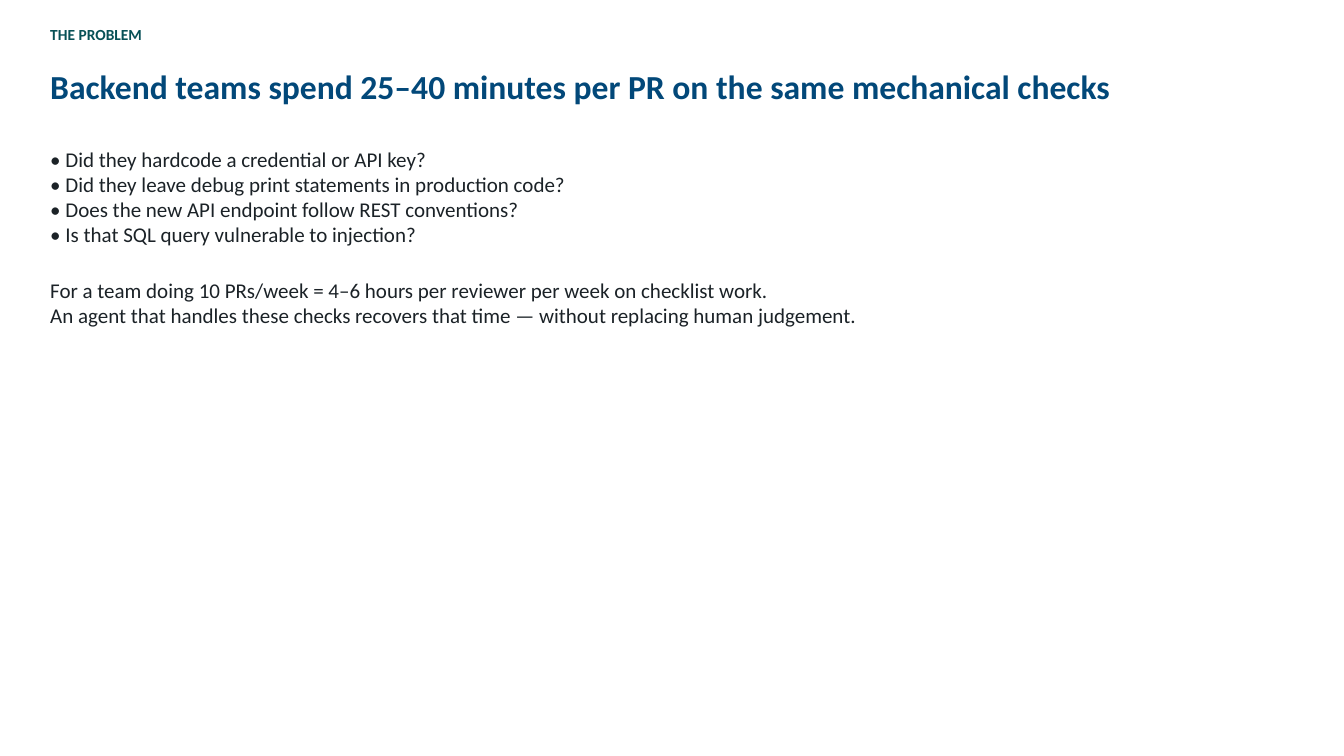
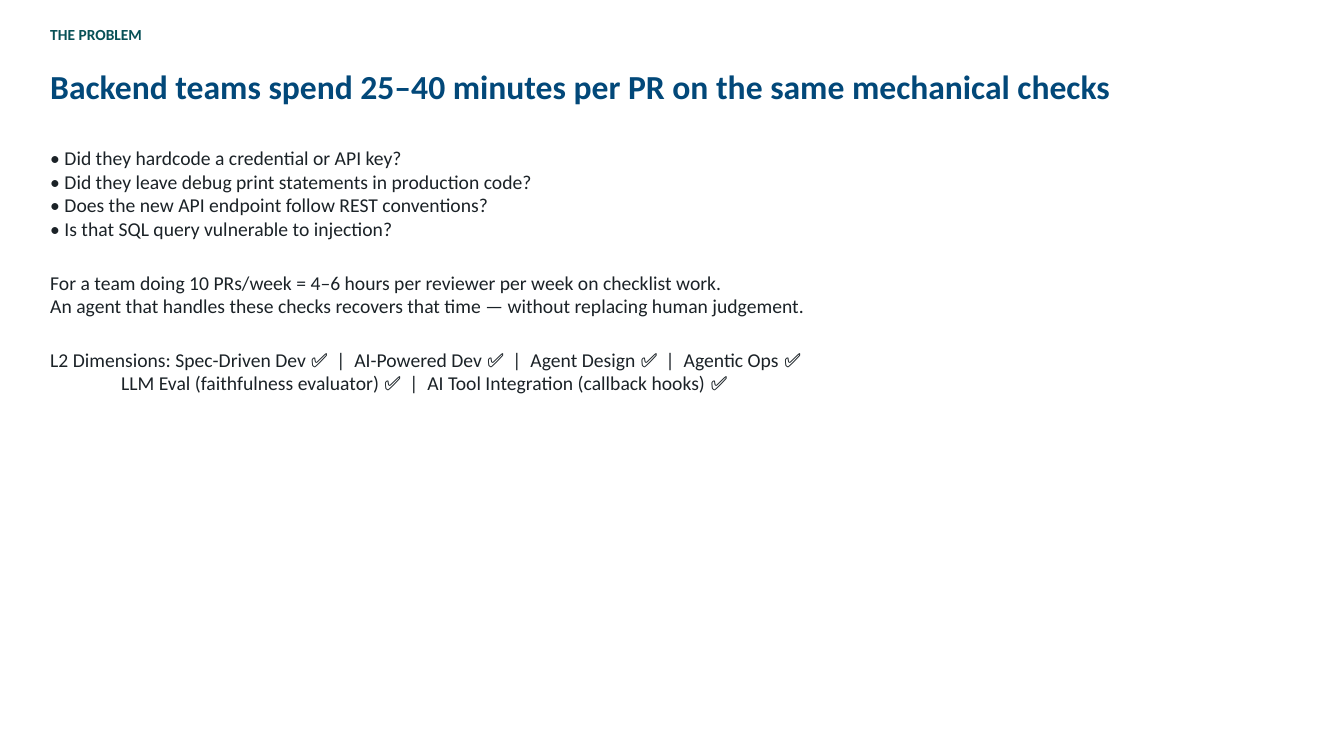
Before and after one commit to ganesh-koli-2091/l2, a slide deck: slide 2 of docs/capstone_presentation.pptx. Drawn at 1344x756 pixels with LibreOffice and Linux fonts; fonts in the diff are those of the drawing. Boxes give left, top, right and bottom in pixels: in the first picture for what was removed or moved away, otherwise in the second. Text is boxed around its words. In the diff, an @@ line names an element or a change of style, - is before the commit and + after.

```diff
--- a/docs/capstone_presentation.pptx
+++ b/docs/capstone_presentation.pptx
@@ text at [50,151,803,317]: size 15 to 14 pt in "• Did they hardcode a credential or ...", "• Did they leave debug print statements ...", "• Does the new API endpoint follow ...", "• Is that SQL query vulnerable to ..." and 2 more places @@
@@ text at [50,353,779,394]: paragraphs added @@
+L2 Dimensions: Spec-Driven Dev ✅ | AI-Powered Dev ✅ | Agent Design ✅ | Agentic Ops ✅
+LLM Eval (faithfulness evaluator) ✅ | AI Tool Integration (callback hooks) ✅
```
Also in this commit, not shown: 3 other slides changed.
